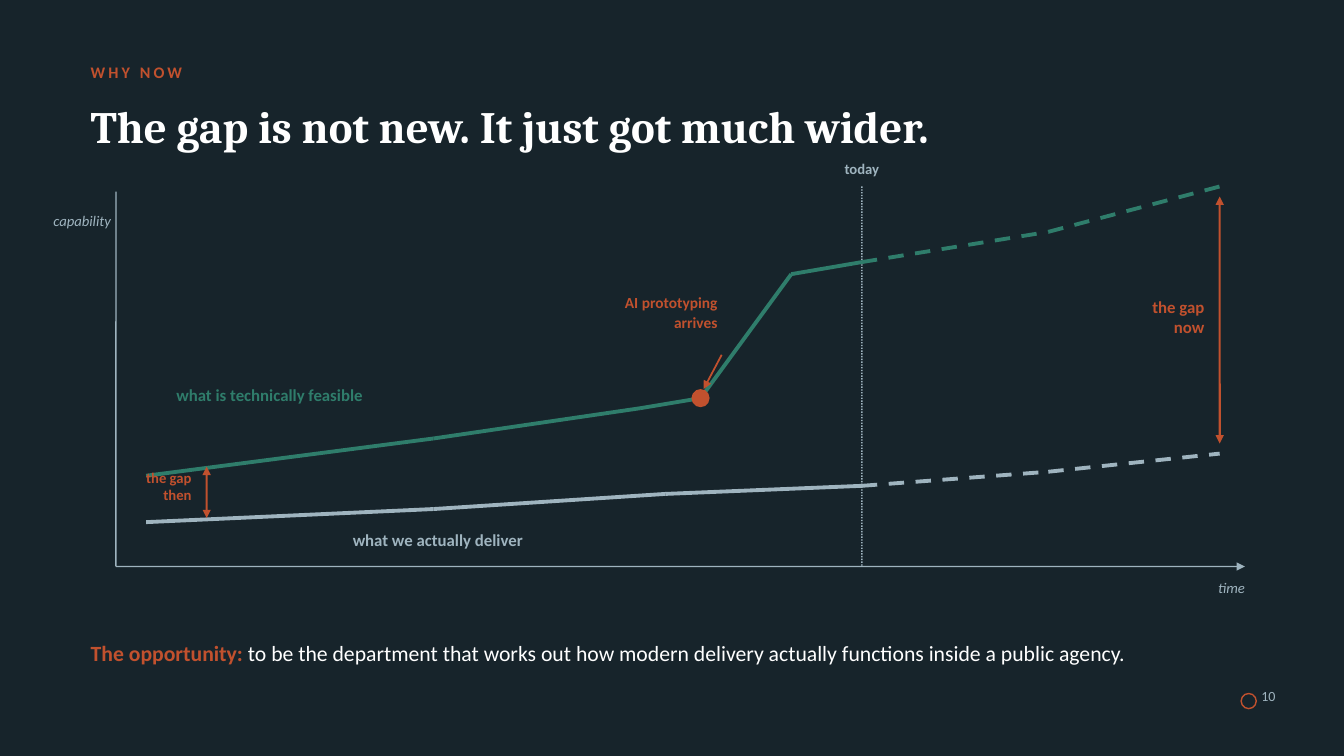
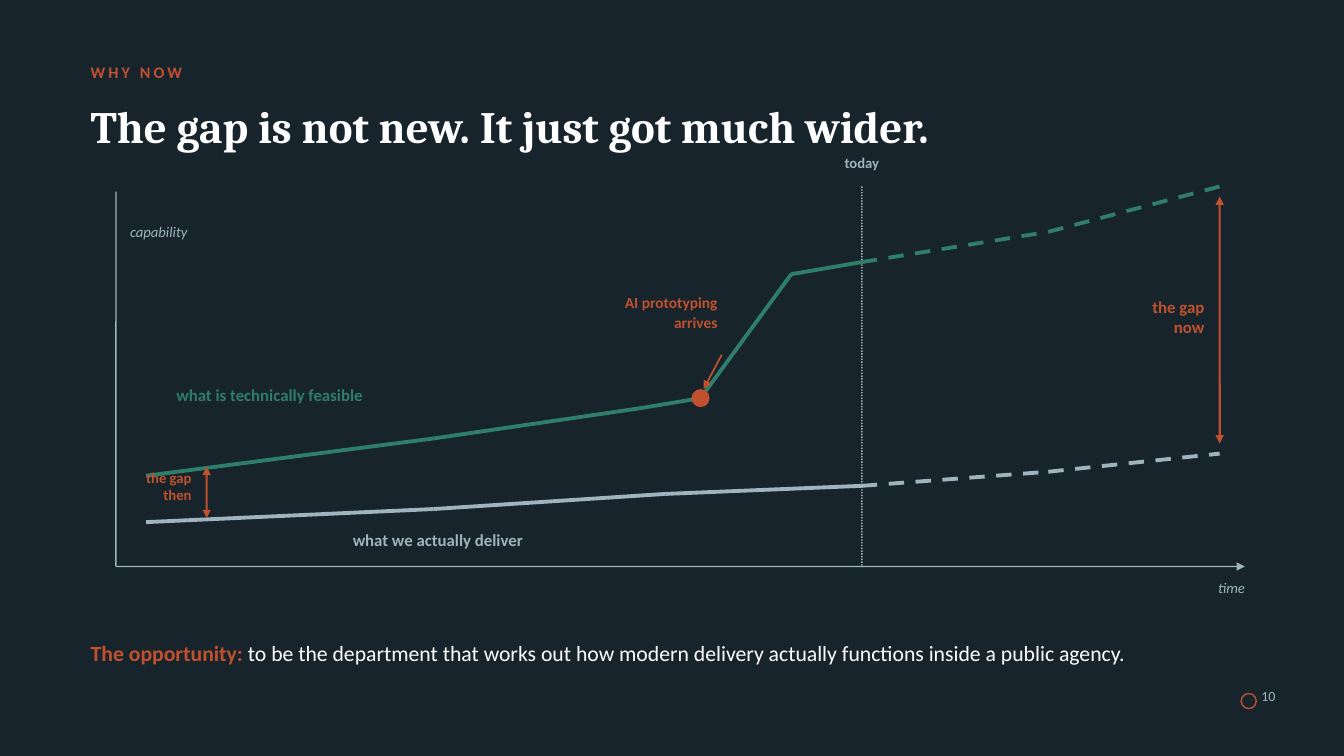
Before and after one commit to martinsson/sonar-gitlab-audit-check, a slide deck: slide 10 of slides/what-good-development-looks-like.pptx. Drawn at 1344x756 pixels with LibreOffice and Linux fonts; fonts in the diff are those of the drawing. Boxes give left, top, right and bottom in pixels: in the first picture for what was removed or moved away, otherwise in the second. Text is boxed around its words. In the diff, an @@ line names an element or a change of style, - is before the commit and + after.

```diff
--- a/slides/what-good-development-looks-like.pptx
+++ b/slides/what-good-development-looks-like.pptx
@@ text "today" at bbox=[845, 157, 879, 171]: vertical alignment middle to top @@
@@ text "capability": place and size @@
-text "capability" at bbox=[53, 216, 110, 229]
+text "capability" at bbox=[130, 227, 187, 240]
```
Also in this commit, not shown: 7 other slides changed, 1 other file.
